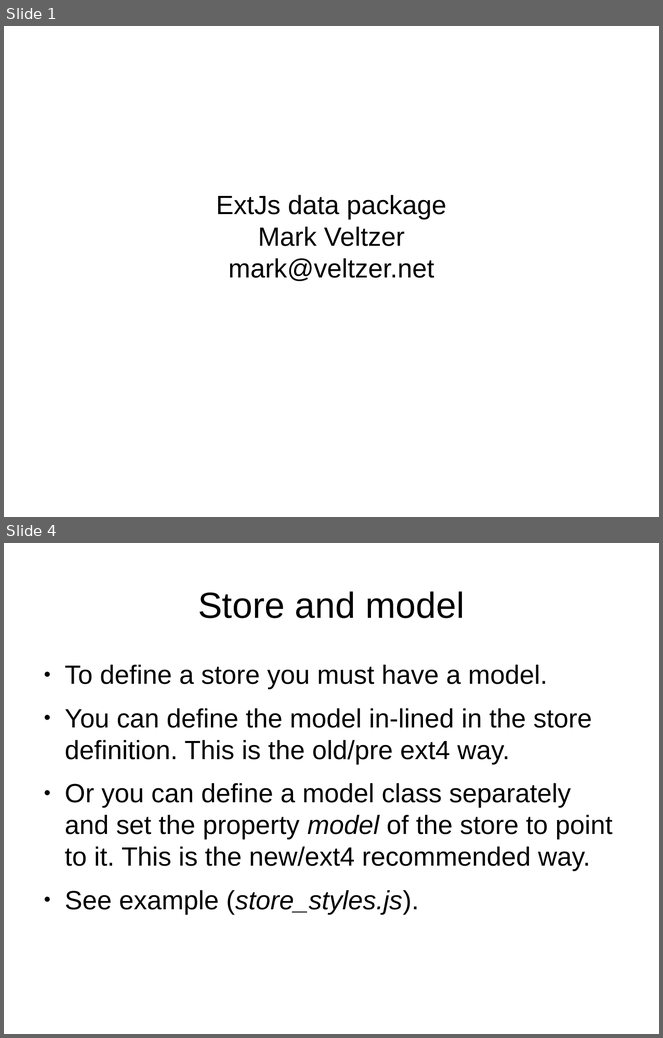
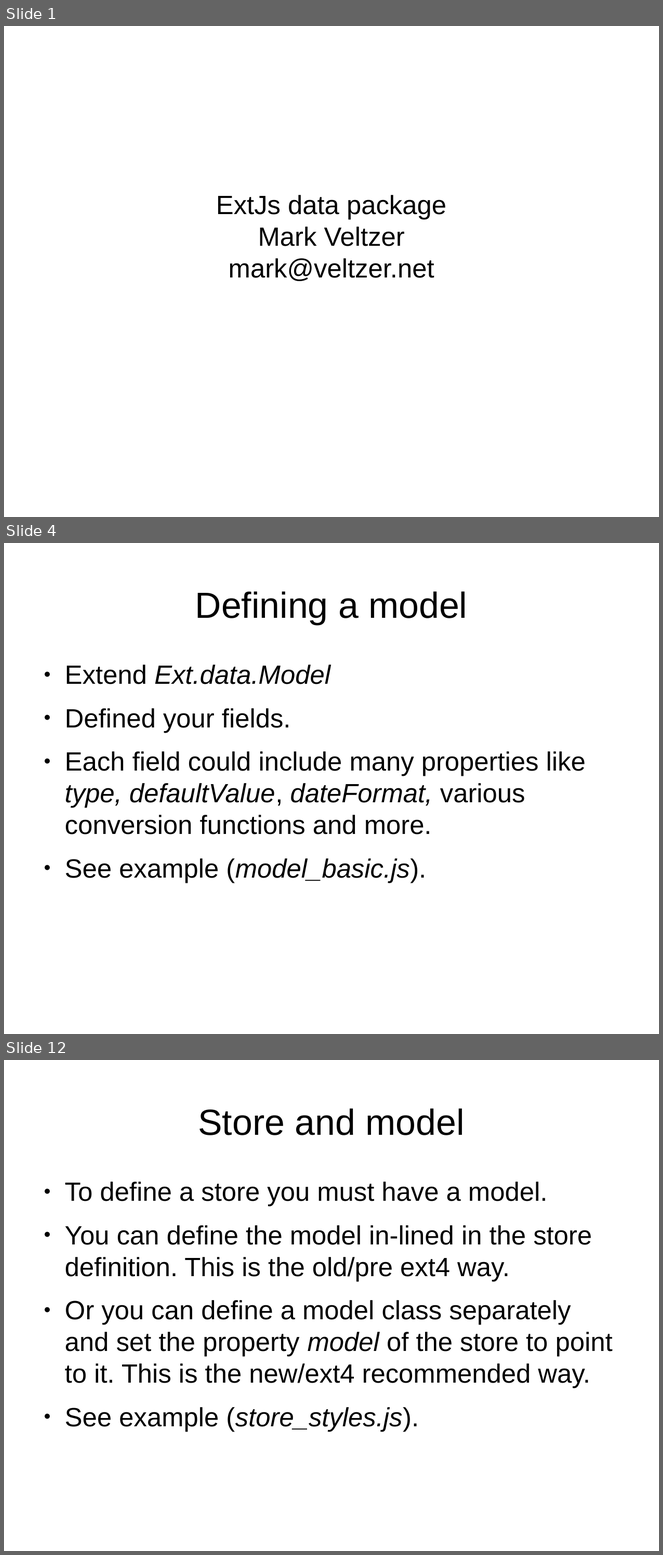
Before and after one commit to veltzer/demos, a slide deck: javascript/extjs/doc/extjs_data.odp. Shown one above the other, each under a label of ours: slides 1 and 4 before the commit, slides 1, 4 and 12 after it; the slides between them are not shown. The pictures are 663x1038 and 663x1555 pixels, drawn with LibreOffice and Linux fonts; fonts in the diff are those of the drawing. Boxes give left, top, right and bottom in pixels: in the first picture for what was removed or moved away, otherwise in the second. Text is boxed around its words. In the diff, an @@ line names an element or a change of style, - is before the commit and + after.

```diff
--- a/javascript/extjs/doc/extjs_data.odp
+++ b/javascript/extjs/doc/extjs_data.odp
@@ slide 4 added at (x1=4, y1=543, x2=659, y2=1034), background #FFFFFF @@
@@ title added at (x1=195, y1=591, x2=467, y2=625), 44 pt, text #000000 @@
+Defining a model
@@ text added at (x1=65, y1=665, x2=586, y2=883), 32 pt, text #000000 @@
+● Extend Ext.data.Model
+● Defined your fields.
+● Each field could include many properties like type, defaultValue, dateFormat, various conversion functions and more.
+● See example (model_basic.js).
@@ what was slide 4 is now slide 12 @@
```
Also in this commit, not shown: 2 slides changed, 7 other slides added, 6 other files.
